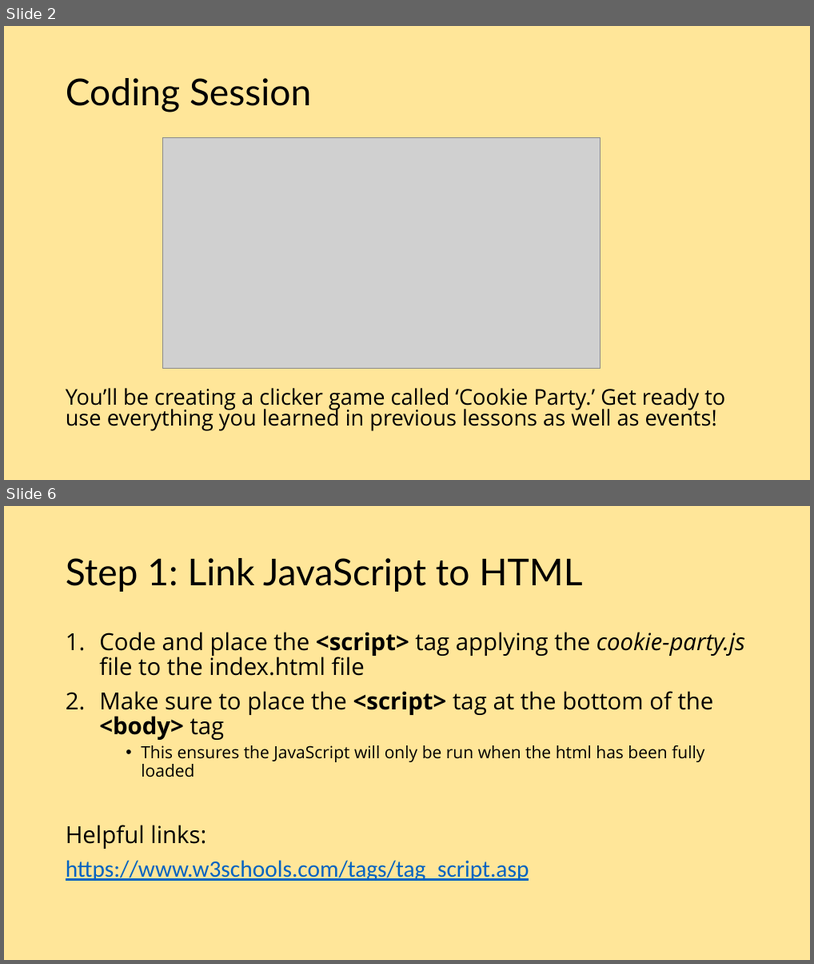
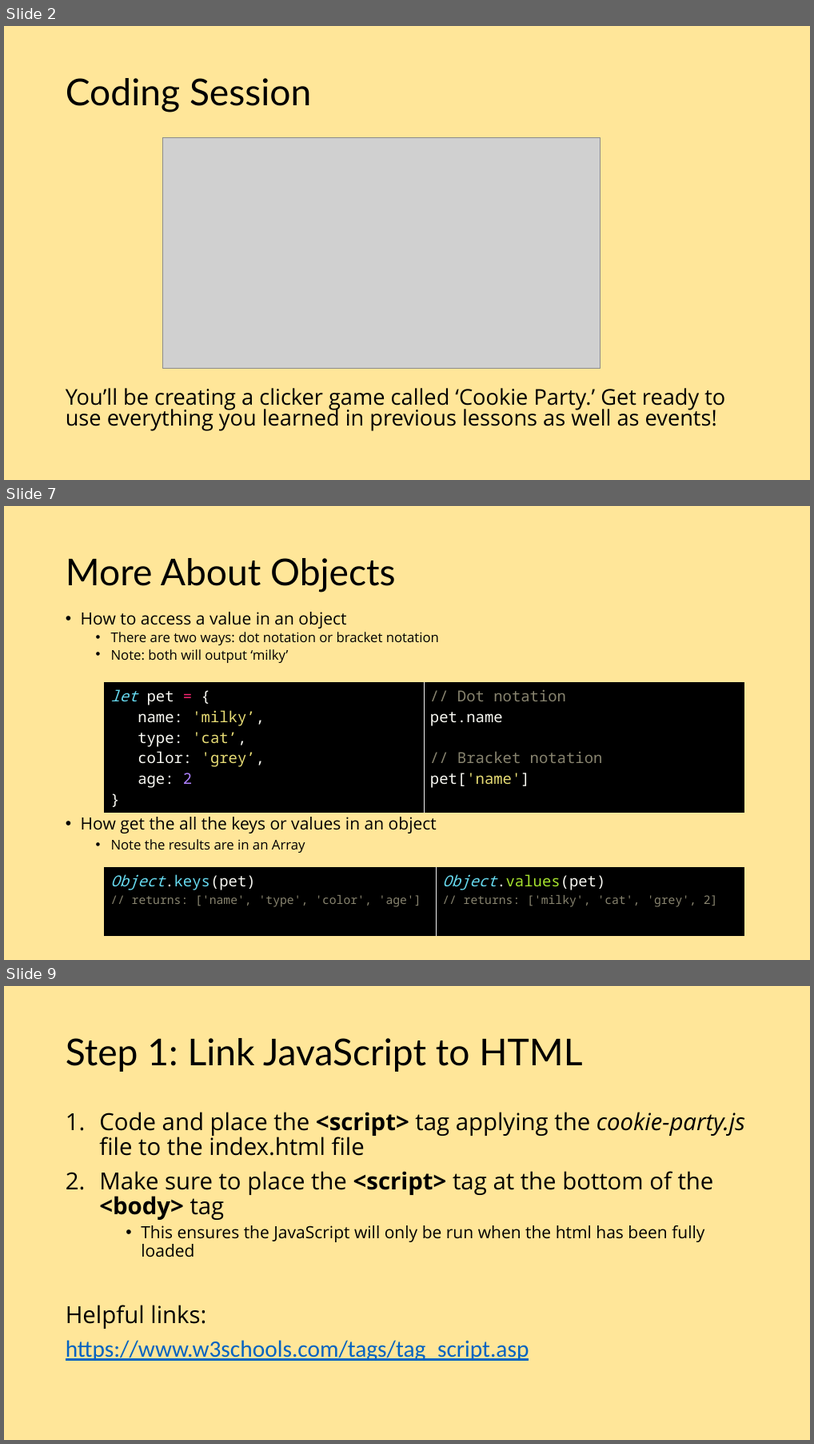
Before and after one commit to etruong/cookie-party, a slide deck: events-coding-session.pptx. Shown one above the other, each under a label of ours: slides 2 and 6 before the commit, slides 2, 7 and 9 after it; the slides between them are not shown. The pictures are 814x964 and 814x1444 pixels, drawn with LibreOffice and Linux fonts; fonts in the diff are those of the drawing; grey boxes stand for pictures. Boxes give left, top, right and bottom in pixels: in the first picture for what was removed or moved away, otherwise in the second. Text is boxed around its words. In the diff, an @@ line names an element or a change of style, - is before the commit and + after.

```diff
--- a/events-coding-session.pptx
+++ b/events-coding-session.pptx
@@ slide 7 added at bbox=[4, 506, 810, 960], background #FFE699 @@
@@ title added at bbox=[66, 558, 396, 592], 44 pt, text #000000 @@
+More About Objects
@@ text added at bbox=[81, 612, 439, 663], 16 pt, text #000000 @@
+• How to access a value in an object
+  • There are two ways: dot notation or bracket notation
+  • Note: both will output ‘milky’
@@ table added at bbox=[105, 683, 745, 797], 1 rows, 2 columns @@
+let pet = { / name: 'milky’, / type: 'cat’, / color: 'grey’, / age: 2 / } | // Dot notation / pet.name / // Bracket notation / pet['name']
@@ text added at bbox=[81, 816, 437, 852], 20 pt, text #000000 @@
+• How get the all the keys or values in an object
+  • Note the results are in an Array
@@ table added at bbox=[105, 868, 744, 936], 1 rows, 2 columns @@
+Object.keys(pet) / // returns: ['name', 'type', 'color', 'age'] | Object.values(pet) / // returns: ['milky', 'cat', 'grey', 2]
@@ what was slide 6 is now slide 9 @@
```
Also in this commit, not shown: 7 slides changed, 4 other slides added, 2 slides removed, 1 other file.
